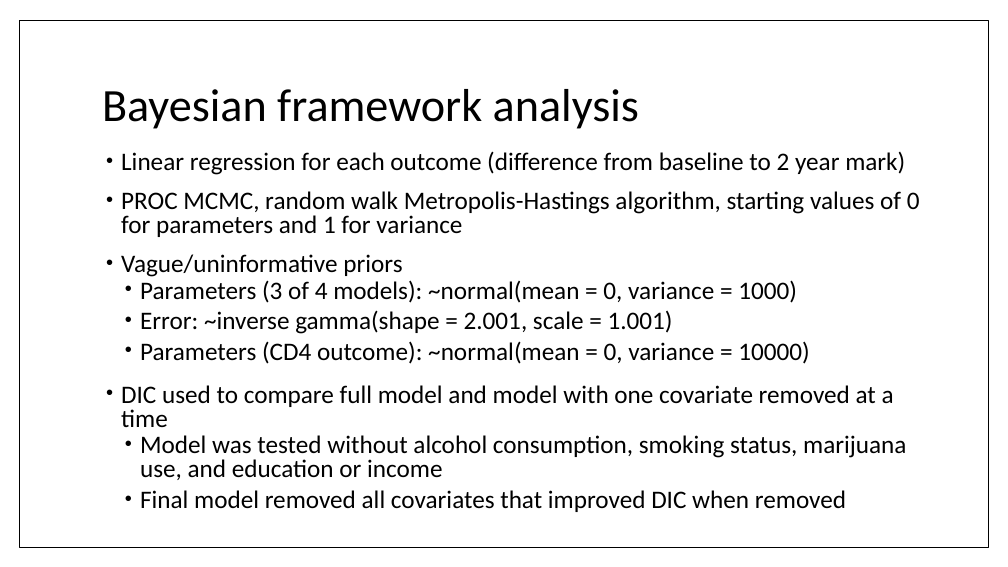
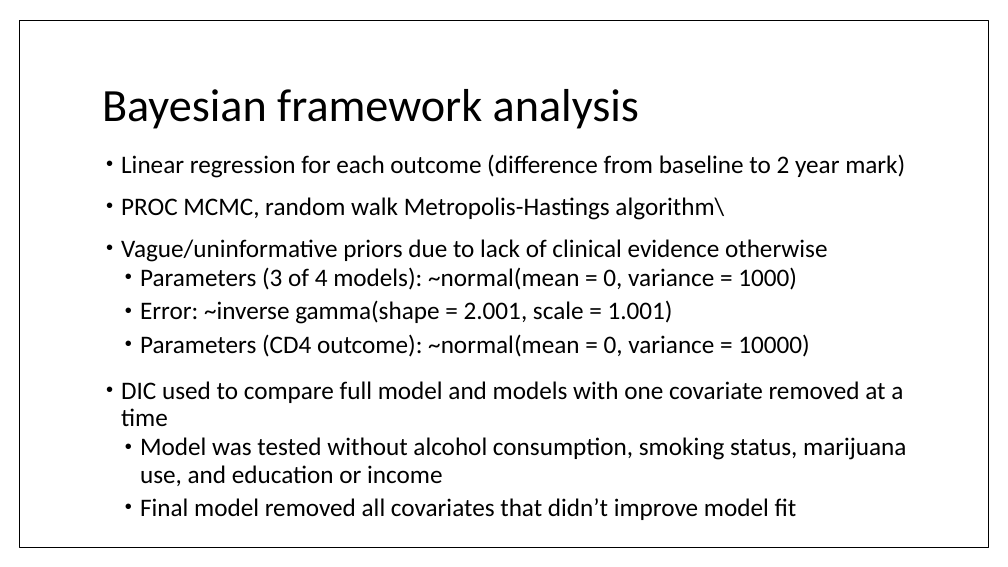
Before and after one commit to johnsra3/bios6623-johnsra3, a slide deck: slide 4 of Project1/Reports/Project 1 Final Presentation.pptx. Drawn at 1008x567 pixels with LibreOffice and Linux fonts; fonts in the diff are those of the drawing. Boxes give left, top, right and bottom in pixels: in the first picture for what was removed or moved away, otherwise in the second. Text is boxed around its words. In the diff, an @@ line names an element or a change of style, - is before the commit and + after.

```diff
--- a/Project1/Reports/Project 1 Final Presentation.pptx
+++ b/Project1/Reports/Project 1 Final Presentation.pptx
@@ text at <box>121,154,906,486</box>: line spacing 0.8 to 0.9 @@
@@ text at <box>121,197,828,262</box>: text changed @@
-• PROC MCMC, random walk Metropolis-Hastings algorithm, starting values of 0 for parameters and 1 for variance
-• Vague/uninformative priors
+• PROC MCMC, random walk Metropolis-Hastings algorithm\
+• Vague/uninformative priors due to lack of clinical evidence otherwise
@@ text at <box>121,381,903,426</box>: text changed @@
-• DIC used to compare full model and model with one covariate removed at a time
+• DIC used to compare full model and models with one covariate removed at a time
@@ text at <box>140,498,797,520</box>: text changed @@
-  • Final model removed all covariates that improved DIC when removed
+  • Final model removed all covariates that didn’t improve model fit
```
Also in this commit, not shown: 5 other slides changed, 1 other file.
